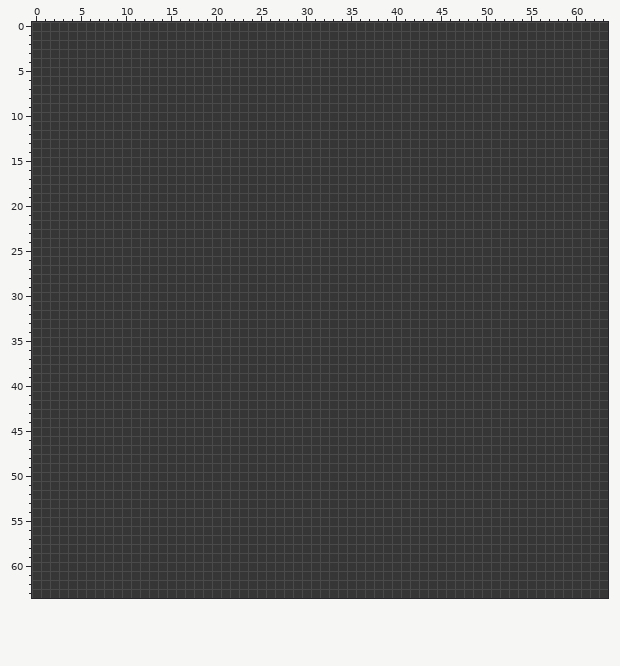
Pixel-art sprite, stored at sprites/spr_wall/layers/2527d90e-7b9c-42a9-a32e-8965bcb2a47c/f293f0de-356f-4e7a-a62e-db9dda8d8174.png. The first picture shows the starting point.
The file is 64x64 pixels. Colours within 5 levels of each other are drawn and written as one.
Now the later version:
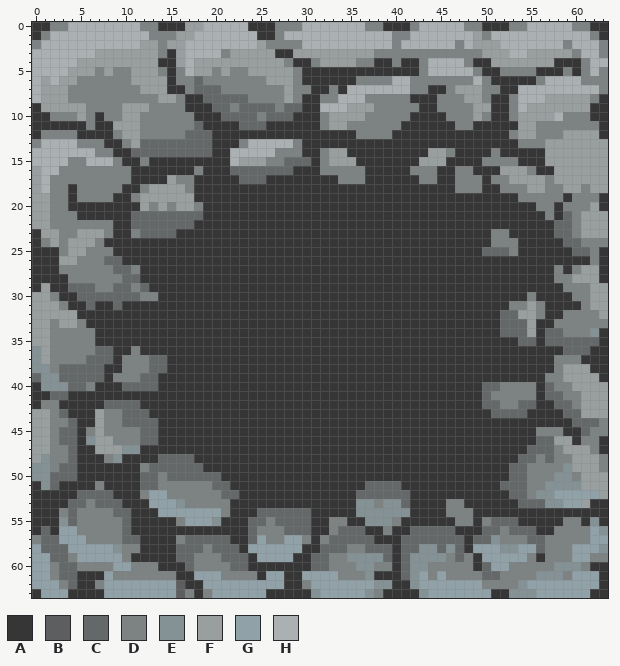
Palette (. is transparent): A #363636  B #5d5e5f  C #656869  D #7d8283  E #849195  F #999e9f  G #91a1a8  H #abb0b3
The edit:
Changed rows in their new state; - is an unchanged pixel.
first column x 0:
 0 --DDHHHHHHHHDD---FFHHHHH---DDDHHHHHHHDD---DHHHHHDD---DDHHHHHDD--
 1 -DHHHHHHHHHHHDDDFFHHHHHHH--DHHHHHHHHHHHHDDHHHHHHHFDHHHHHHHHHHHD-
 2 DHHHHHHHHHHHFFDFFHHHHHHHHFDDDDHHHHHHHHHHDHHHHHHDHFFFHHHHHHHDHHHD
 3 HHHHHHHFFFFFFFD-FHHHHDFFFFF--FFFFFFFFFDDDDDDDDDDDDFFFHHFFFFFDHHD
 4 HHHHHFFFFFFFFF--FHFFFFFFFFFFD--DFFFFDD--D--DHHHHD--FFFFFFF---DHH
 5 HHHHFFFDFDDFFFD-DHFFDFDDFFFFFD-------------DHHHHHD--DDDD---D-DHD
 6 HFHFFDDDDDDFFFF-DDCDDDDDDDFFFD------DDDDHHDDDDDDDHD-----DHHHHDDD
 7 HFFFDDDDDDDDFFF--DCCCDDDDDDDFDD--D-HHHHHHHDD--DFFFDD--HHHHHHHHHD
 8 HFFFDDDDDDDDDDFFD--CCCCCDDDDFD--DDHHHDDDDD---DDDFFD--DHHHFFFFFD-
 9 -FFFFFDDDDFFFDDDD---CCDCCCCDCC--HHHFFFDDDDD--DDDDFF--DHFFFFFFF--
10 --DDDFD-DDFFDDDDDD---CCCCDCCC---DFFFFDDDDD----DDDFD--DFFFFHDDD--
11 ------D--FFFDDDDDDC----CCC------DFFDDDDDD------DD-----FFDDDDDDD-
12 -DDDD----DFFDDDDDCCC----------------DDDD-------------DFFDDDFFFF-
13 DHHHHDDD--DFCCCCCCCC---DHHHHHD------------------------DDDFFFFFFF
14 HHHHHHHDD--CCCCCCCCC--HHHHHDDD--DFF---------FFD----D-----FFFFFFF
15 HHHHDDHHHD--D---------HFFFDDCCC-DFFF-------FFF----DDDD---FFFFFFF
16 FHHDDDDDDDD-------D---CCCCCCC---DDDDD-----DDD--DD---FFFD--FFFFFF
17 FHDDDDDDDDD----FDD-----CCC--------DDD------DD--DDD-DDFFFFDFFFFFF
18 FHDD-DDDDD--DFFFFD-----------------------------DDD--DDDFFDDFFDFF
19 FFDD-DDDD--DFFFFFF------------------------------------DDDDD-DDD-
20 FFDD--------FDFDFFD-------------------------------------DD-DDDF-
21 FFDDD------CCCCCCCC--------------------------------------D-CDFFF
22 FFDDDDDDD--CCCCCCC----------------------------------------CCDFFF
23 -FFDDFFFD--DCCCC-----------------------------------DD-----CCDFFF
24 -DFDFFFD-------------------------------------------DDD-----CCDDD
25 ---DFFDDD-----------------------------------------CCCD------CCD-
26 ---FFDDDCC----------------------------------------------------D-
27 ---DDDDDDCCD----------------------------------------------D-DFF-
28 ----DDDDDDCC----------------------------------------------DDFFF-
29 -F--CCCDDCCDC----------------------------------------------DDDFF
30 FFD--CCCCCCCDD-----------------------------------------D----DDFF
31 FFFD--C--C-------------------------------------------DDFD----DFF
32 FFFFF-----------------------------------------------CCFFD--DDDDF
33 FFDFFD----------------------------------------------CCCF--DDDDDD
34 FFDDDDD---------------------------------------------CCCF-CCDDDE-
35 FFDDDDD-----------------------------------------------CC-CCCCCC-
36 EFDDDDDCC--D-----------------------------------------------CCC--
37 EFDDDDCCC-DDDCC-------------------------------------------DDD---
38 EEDCCCCC--DDDCC-------------------------------------------DFFF--
39 CEECCCCC-DDDCC-------------------------------------------DDFFFF-
40 -EEECCD---CCCC------------------------------------CCDDDD-CDDFFFF
41 --CC----------------------------------------------CDDDDD-CCDDFFF
42 -DD-----CCCC--------------------------------------CCDDCC--CCDFFF
43 FFDC---FDDCCC--------------------------------------CCCC----CCFFF
44 FFDDC--FDDCCCC----------------------------------------------CCCD
45 FFDCC-DFDDDDCC------------------------------------------DDD--CDD
46 FFDCC-EFFDDDCC------------------------------------------CCFF-DD-
47 FFDDC--FFFEE-------------------------------------------CCCDFFFD-
48 FEDDC---DE----CCCC------------------------------------CCDCDDFFFD
49 EEDCC-------DCCCCCC----------------------------------CCDDDDEFFFD
50 EECCC-------CCDCCCCCC--------------------------------CCDDDEEDFFF
51 -EC----D----CCDDDDDDCC---------------CCCC-----------CCCDDEEEEFFF
52 -----CCCC---DGGDDDDDDCC-------------CCCCCC-----------CCDEEGGGGGF
53 ----CCDCCC---GGGEDDDDD--------------EEDEEC----DD------CCCEEGGF--
54 ---DCDDDDCC---GGGGGGGD---CCCCCC-----EEEEEE----DDD---------------
55 ---ECDDDDDC-----DGGGE---CCDCCCC--DD--EEED------DD-DCCC-----DD-E-
56 -C-GGDDDDDC-------------CDDDCCC--DCCC--D--CCCCC---CCDCCC--DDDDGE
57 DCCGGGDDDDCC----DCCCCC--CGDDGGD-DCCCCC---CCCCCCC-CCEDDDCCDDDDDGG
58 GCCCGGGGGEDD----CCCDCCC-GGGGGG--CCCDDCCC-CCEECEC-GGGEEGGCDDDGGGE
59 GGCCDGGGGGD-----CCDDDCCC-GGGG--CCDDEEEEC-CEEEEDCD-GGGGGD-DDDGGDD
60 GGDCCDDDDGGDDD---CDDDDCC-------CCDDDEEDD-CEEDDDDD-CGGDDDDDEEED--
61 GGDCC---GDDDDDDD--GGGDDDD-GG--GGGGDDDE---CEGDGDDDDCCDDDDEEEDGGG-
62 GGGDC--DGGGGGGGGB--GGGGGGGGG--DGGGGGGGEE--EGGGGGGGDDDDEGGGGGGGG-
63 -GGG----GGGGGGGGBD-DGGGGGG-----EGGGGGED----EGGGGGGG--EEEGGGGGG--
Boxes around the changes in both pictures, in picture pixels (x1, y1, x2, y2):
changed: (32, 22, 608, 598)
